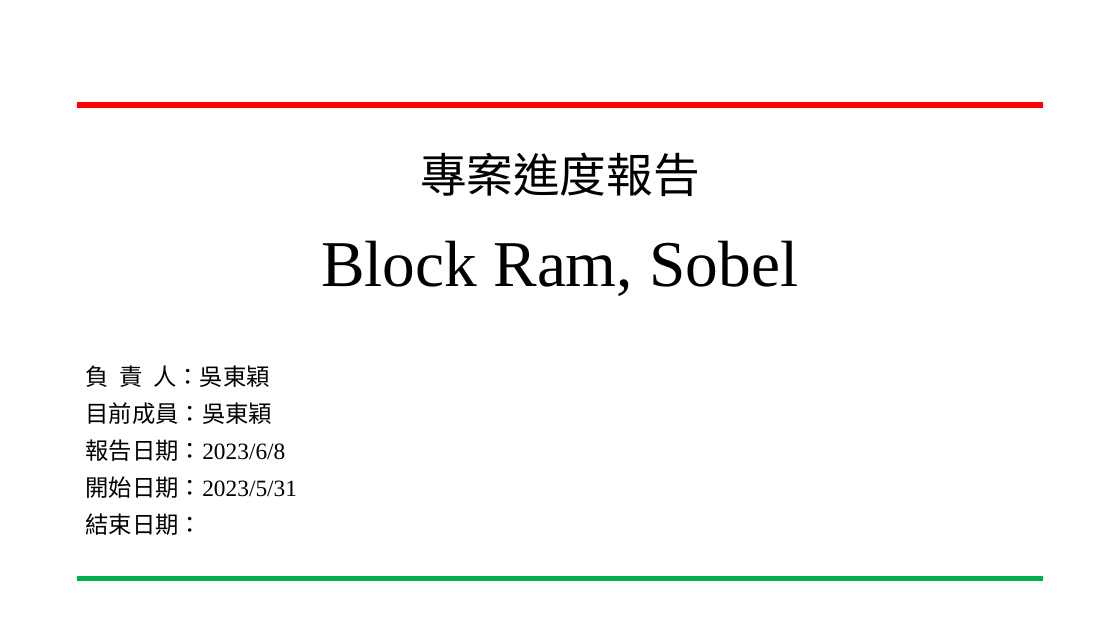
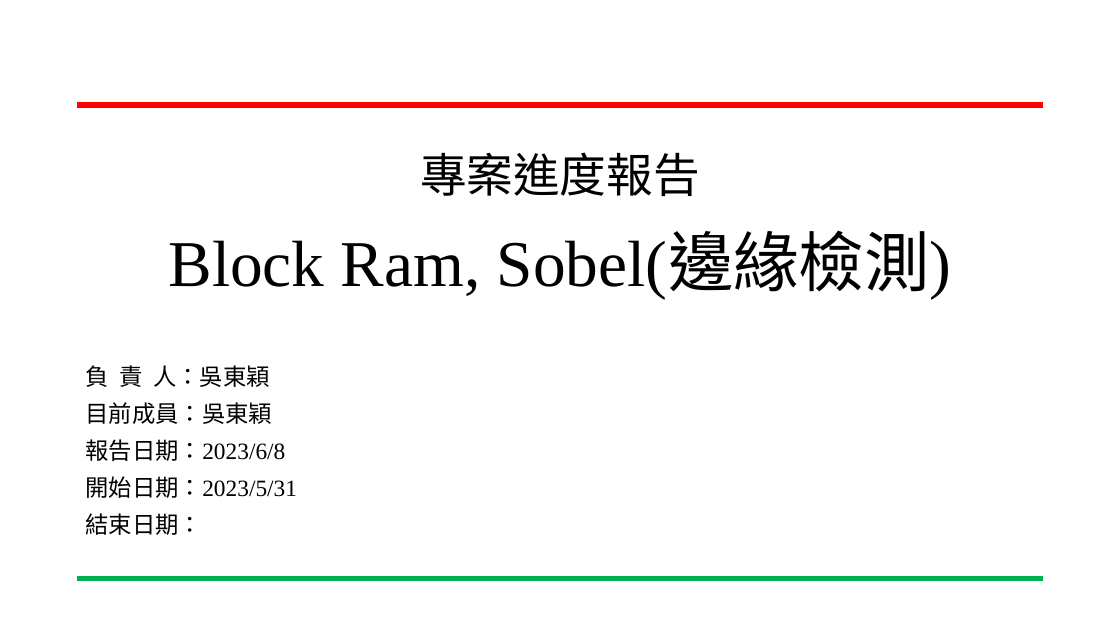
Before and after one commit to ing0331/FPGA, a slide deck: slide 1 of HW7_sobel/N06-Tutorial/專案進度報告-Sobel_VGA-吳東穎-20230531.pptx. Drawn at 1120x630 pixels with LibreOffice and Linux fonts; fonts in the diff are those of the drawing; background and template pictures are left out. Boxes give left, top, right and bottom in pixels: in the first picture for what was removed or moved away, otherwise in the second. Text is boxed around its words. In the diff, an @@ line names an element or a change of style, - is before the commit and + after.

```diff
--- a/HW7_sobel/N06-Tutorial/專案進度報告-Sobel_VGA-吳東穎-20230531.pptx
+++ b/HW7_sobel/N06-Tutorial/專案進度報告-Sobel_VGA-吳東穎-20230531.pptx
@@ title at (x1=169, y1=152, x2=951, y2=299): text changed @@
-專案進度報告
-Block Ram, Sobel
+專案進度報告
+Block Ram, Sobel(邊緣檢測)
```
Also in this commit, not shown: 7 other slides changed, 1 other file.
